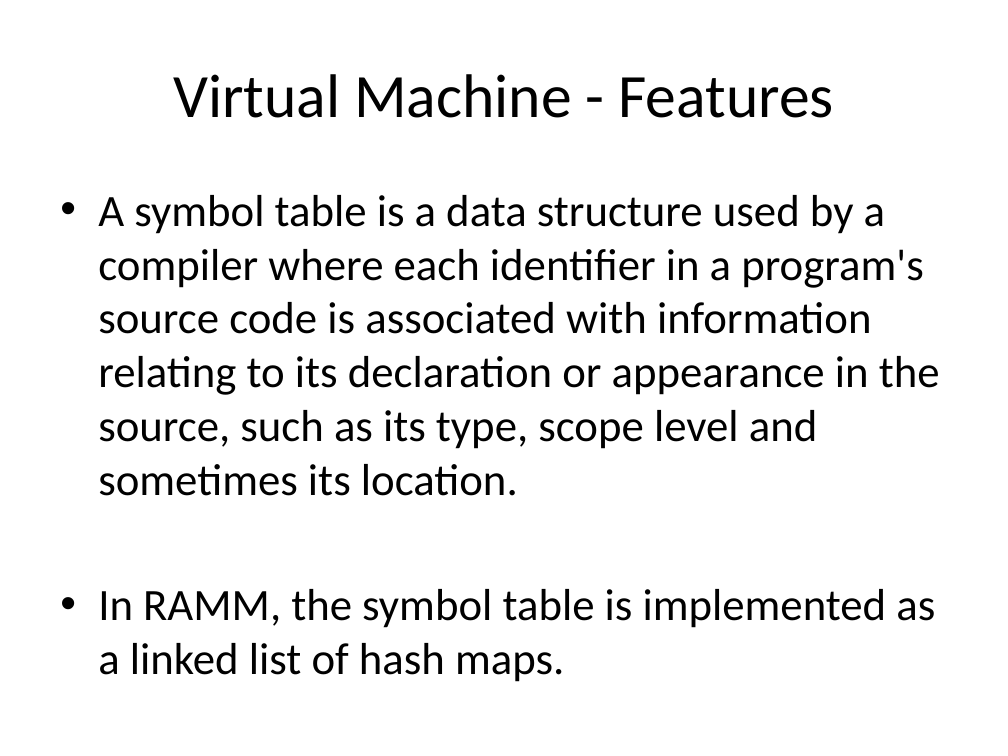
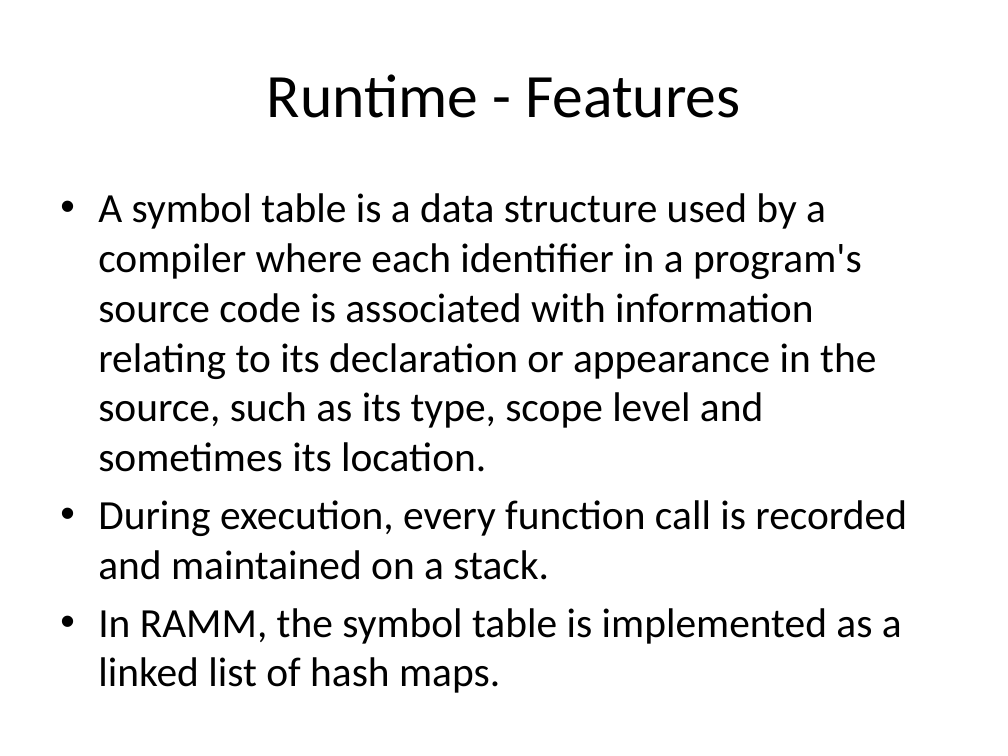
Before and after one commit to kazekagegaara/ramm, a slide deck: slide 15 of doc/Design.pptx. Drawn at 1008x756 pixels with LibreOffice and Linux fonts; fonts in the diff are those of the drawing. Boxes give left, top, right and bottom in pixels: in the first picture for what was removed or moved away, otherwise in the second. Text is boxed around its words. In the diff, an @@ line names an element or a change of style, - is before the commit and + after.

Commit message:
design ppt edit

```diff
--- a/doc/Design.pptx
+++ b/doc/Design.pptx
@@ title at (x1=267, y1=74, x2=740, y2=118): text changed @@
-Virtual Machine - Features
+Runtime - Features
@@ text at (x1=98, y1=193, x2=902, y2=693): size 32 to 29.6 pt in "A symbol table is a data structure ...", "In RAMM, the symbol table is implemented ..." @@
@@ text at (x1=98, y1=500, x2=907, y2=580): paragraph added @@
+• During execution, every function call is recorded and maintained on a stack.
```
Also in this commit, not shown: 4 other slides changed.
